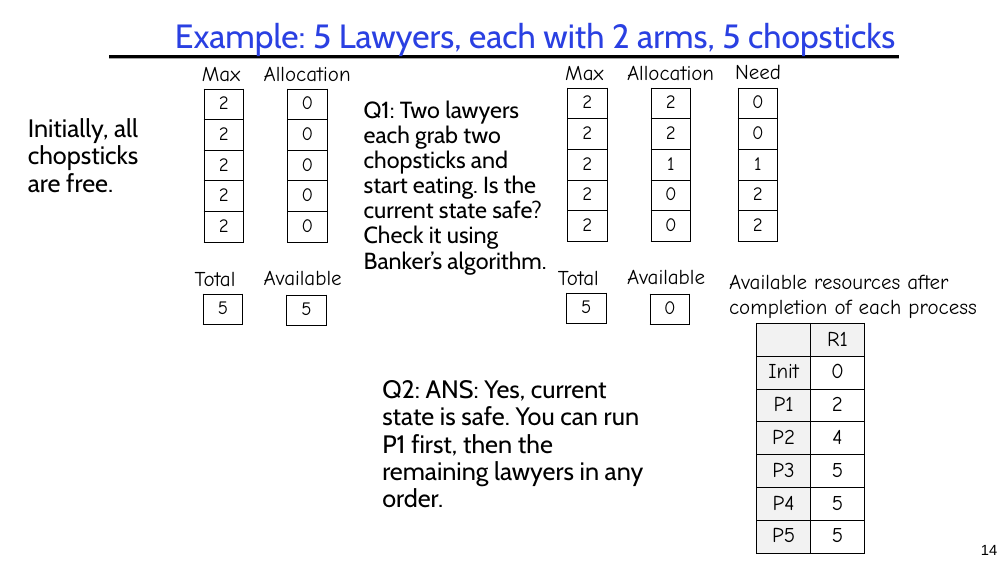
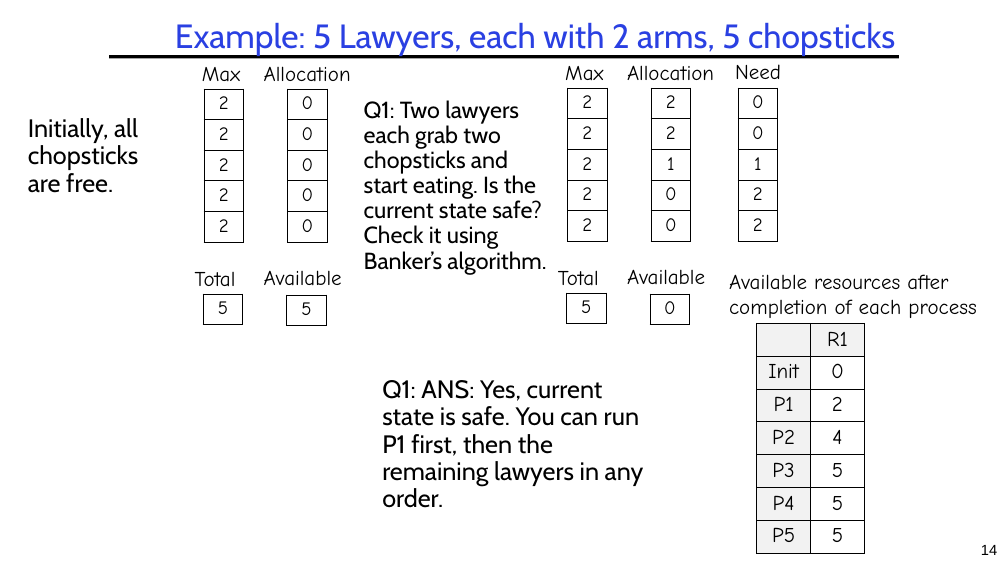
Before and after one commit to guhofstra/CSC256Fa25, a slide deck: slide 14 of PPTs/L4-Exercises ANS.pptx. Drawn at 1008x567 pixels with LibreOffice and Linux fonts; fonts in the diff are those of the drawing. Boxes give left, top, right and bottom in pixels: in the first picture for what was removed or moved away, otherwise in the second. Text is boxed around its words. In the diff, an @@ line names an element or a change of style, - is before the commit and + after.

```diff
--- a/PPTs/L4-Exercises ANS.pptx
+++ b/PPTs/L4-Exercises ANS.pptx
@@ text at (382, 380, 644, 508): text changed @@
-Q2: ANS: Yes, current state is safe. You can run P1 first, then the remaining lawyers in any order.
+Q1: ANS: Yes, current state is safe. You can run P1 first, then the remaining lawyers in any order.
```
Also in this commit, not shown: 1 other slide changed, 9 other files.
